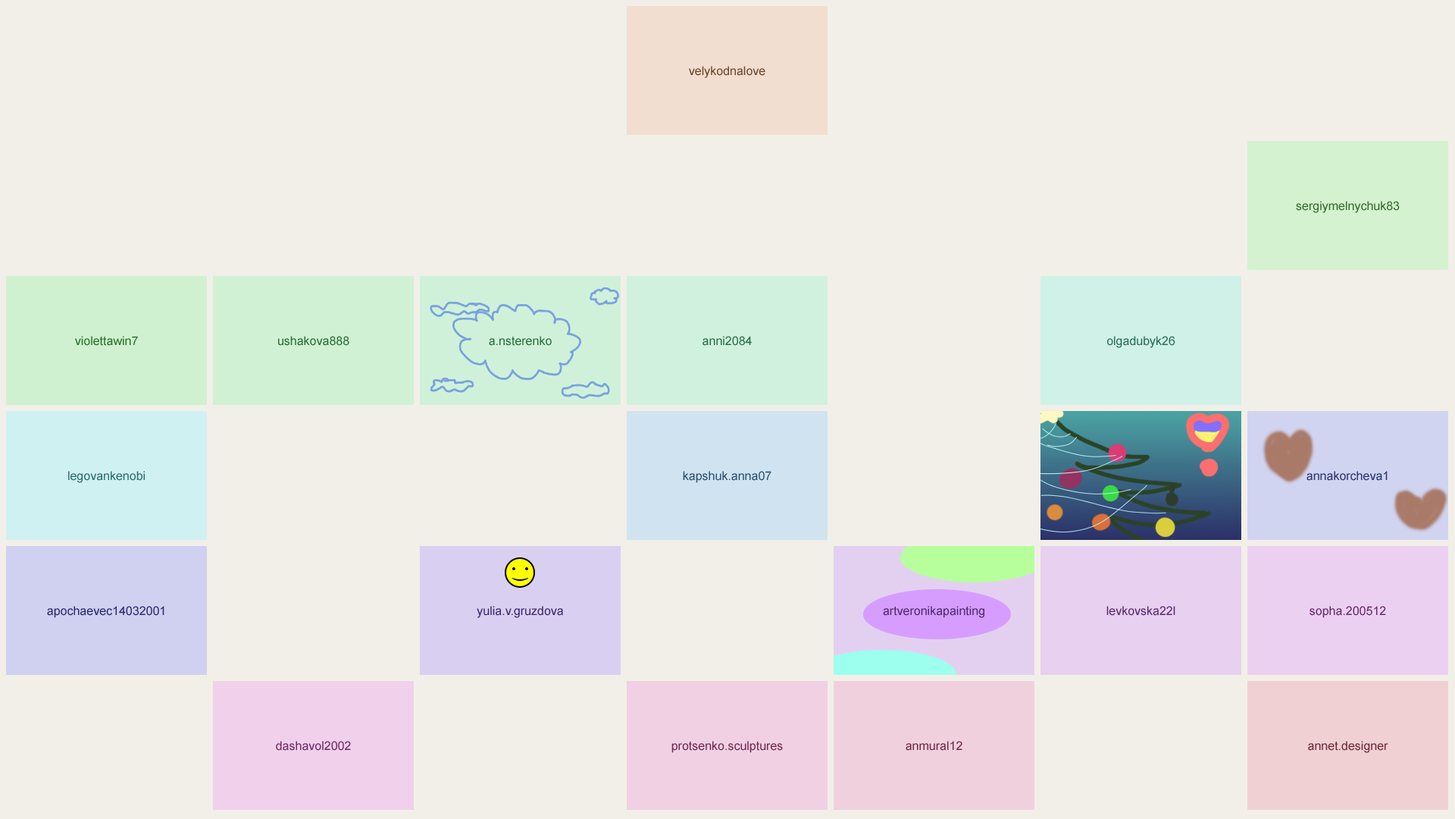
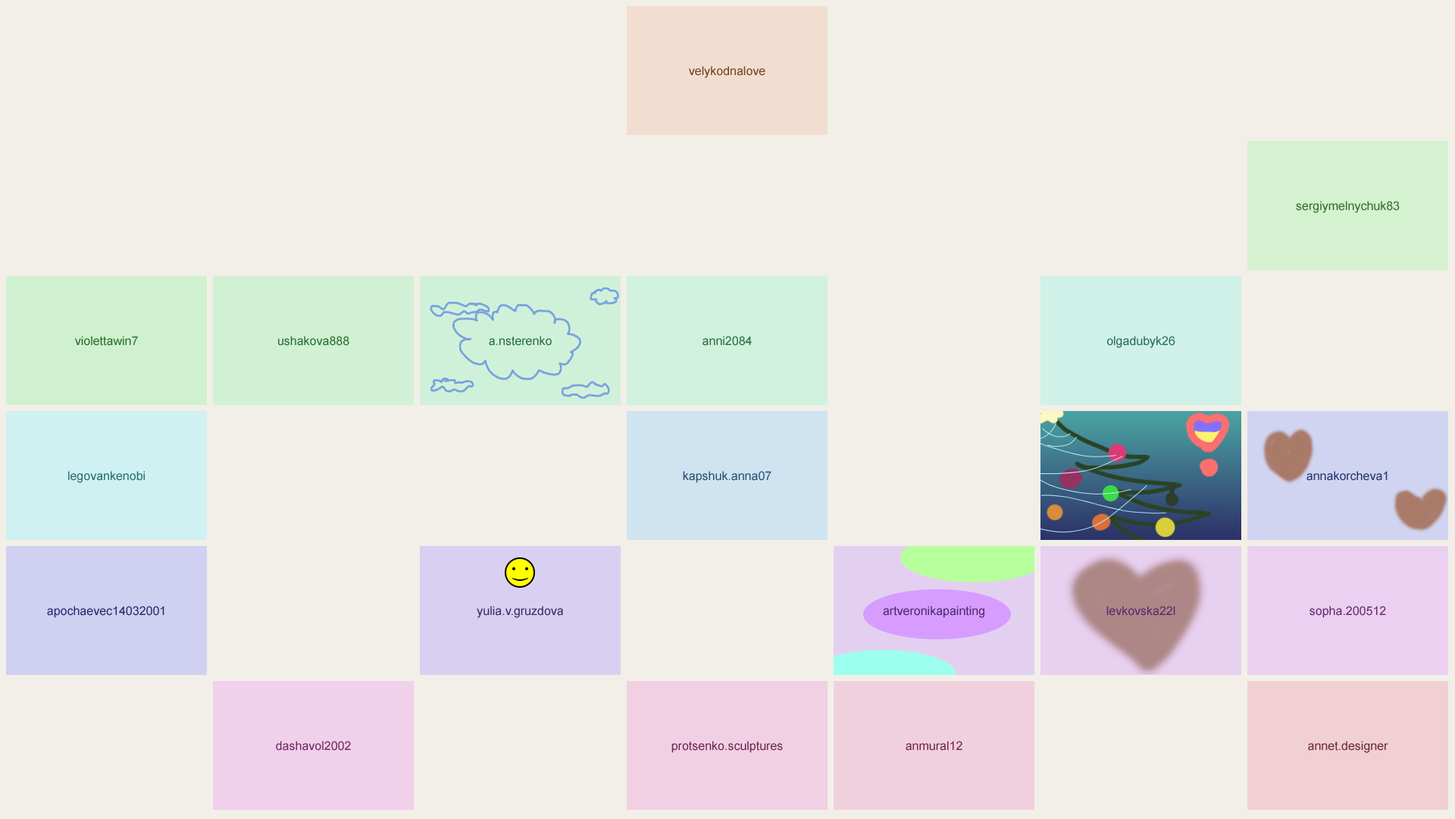
Layers edited between the first and the second w=1455, h=819 image:
painted on "levkovska22l.png" over (x1=1064, y1=550, x2=1209, y2=675)
painted on "artveronikapainting.png" over (x1=1099, y1=563, x2=1163, y2=646)
